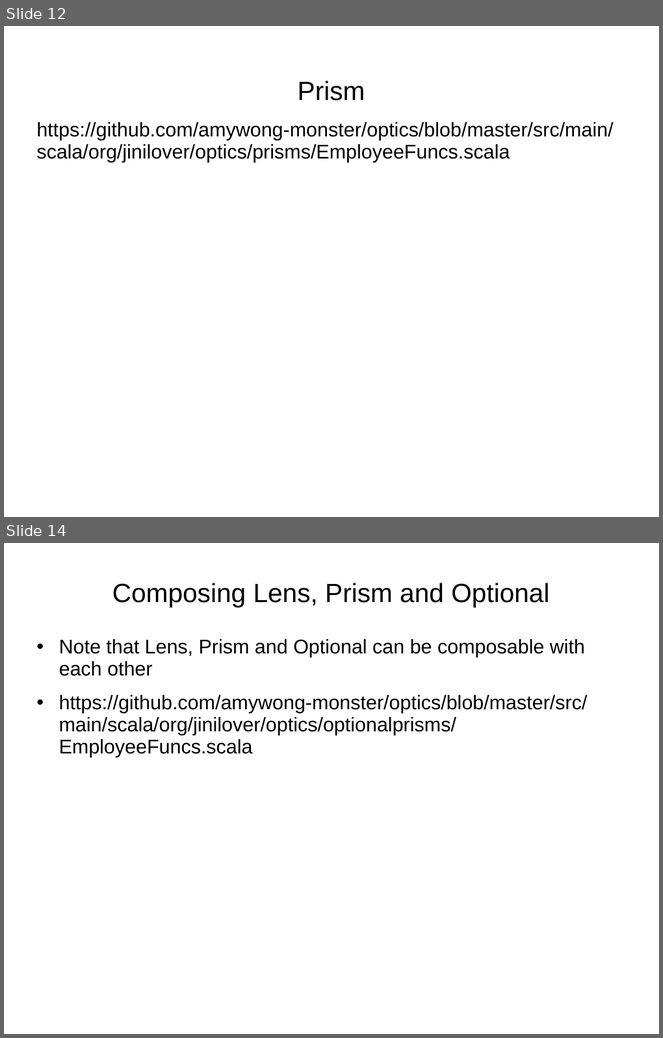
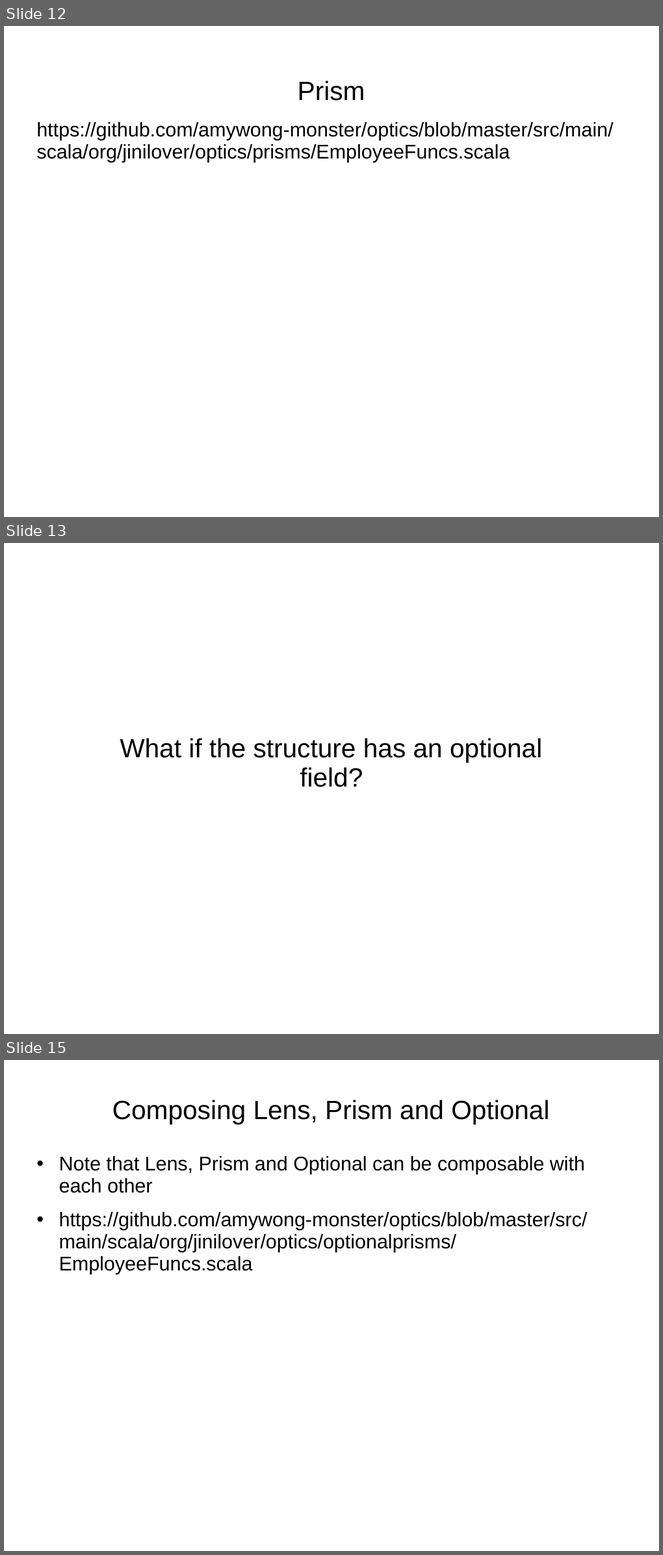
Before and after one commit to amywong-monster/Presentations, a slide deck: 2021-08-05-Update-immutable-data.ppt. Shown one above the other, each under a label of ours: slides 12 and 14 before the commit, slides 12, 13 and 15 after it; the slides between them are not shown. The pictures are 663x1038 and 663x1555 pixels, drawn with LibreOffice and Linux fonts; fonts in the diff are those of the drawing. Boxes give left, top, right and bottom in pixels: in the first picture for what was removed or moved away, otherwise in the second. Text is boxed around its words. In the diff, an @@ line names an element or a change of style, - is before the commit and + after.

```diff
--- a/2021-08-05-Update-immutable-data.ppt
+++ b/2021-08-05-Update-immutable-data.ppt
@@ slide 13 added at (4,543,659,1034), background #FFFFFF @@
@@ title added at (120,738,542,787), 32 pt, text #000000 @@
+What if the structure has an optional field?
@@ what was slide 14 is now slide 15 @@
```
Also in this commit, not shown: 3 slides changed, 4 other slides added.
